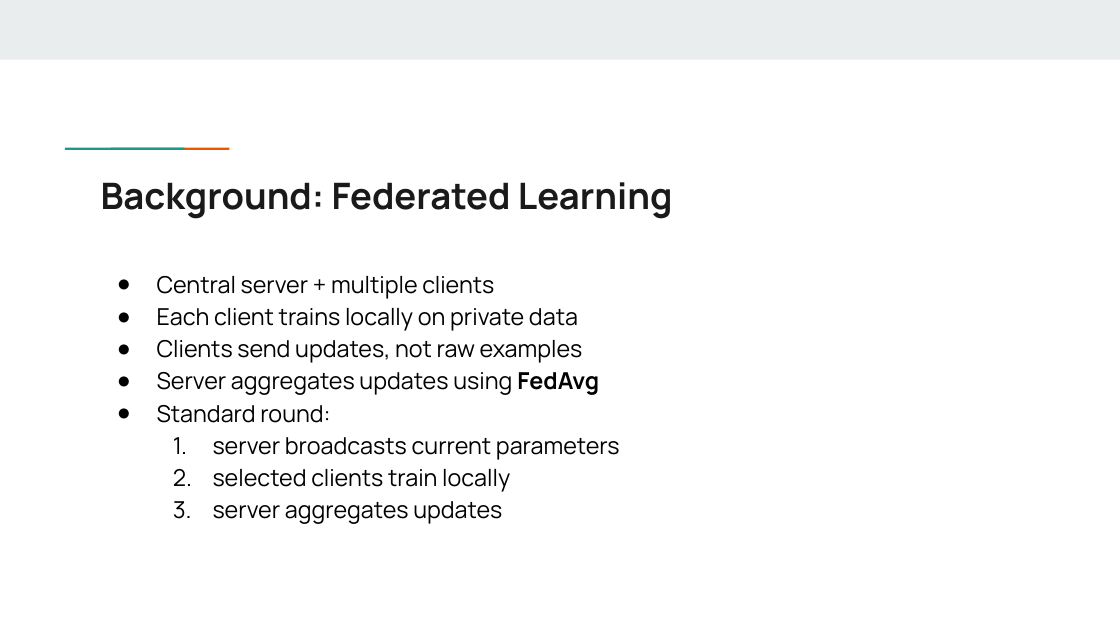
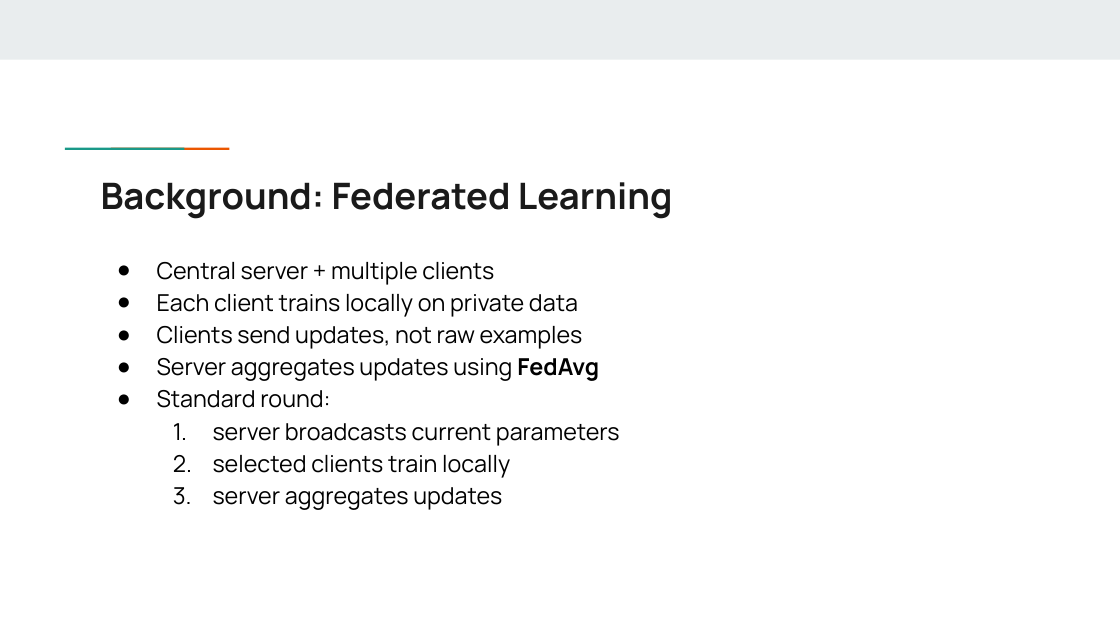
Before and after one commit to krish-patel1003/TDC-project, a slide deck: slide 4 of Team_16_PaperRex_Presentation.pptx. Drawn at 1120x630 pixels with LibreOffice and Linux fonts; fonts in the diff are those of the drawing. Boxes give left, top, right and bottom in pixels: in the first picture for what was removed or moved away, otherwise in the second. Text is boxed around its words. In the diff, an @@ line names an element or a change of style, - is before the commit and + after.

```diff
--- a/Team_16_PaperRex_Presentation.pptx
+++ b/Team_16_PaperRex_Presentation.pptx
@@ text "Central server + multiple clients": place and size @@
-text "Central server + multiple clients" at [157, 276, 620, 524]
+text "Central server + multiple clients" at [157, 262, 620, 510]
```
Also in this commit, not shown: 10 other slides changed, 1 other file.
